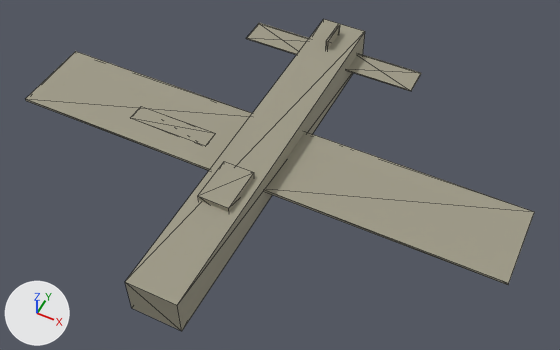
What one commit did to the glTF model game/assets/units/ju87.glb.
Rendered twice from a 50 mm lens placed at (6.97, -12.9, 17.46), pointed at (0.47, 0.09, 1.22). Every picture has the same lights, and +X, +Y and +Z are marked at lower left. The older version comes first. Mesh edges are drawn as thin lines. Where no turn or scale is listed for an object, it has been applied to the vertices. Vertices at exactly the same position are counted once.

In view in the first picture: 'Cockpit', 'Elevator_L', 'Elevator_R', 'Fuselage', 'Rudder', 'Wing_L', 'Wing_R'.
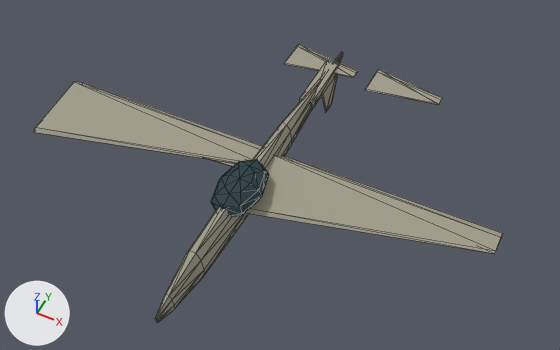
ob_root is not drawn itself; it is the parent of ob_fuselage.

The change, as a list of edits to the scene's bpy script:
```text
Change me_fuselage:
    used by ob_fuselage; parent = ob_root; location = (0.0, 0.0, 0.0)
    remove me_fuselage.from_pydata(...)  # 8 vertices, 12 faces; spans x -0.7..0.7, y -5.5..5.5, z -0.56..0.56
    add me_fuselage.from_pydata(...)  # 70 vertices, 136 faces; spans x -0.31..0.31, y -5.5..5.5, z -0.69..0.69
    me_fuselage part 1: the whole mesh is rebuilt
Change me_cockpit:
    remove me_cockpit.from_pydata(...)  # 8 vertices, 12 faces; spans x -0.44..0.44, y -0.66..0.66, z -0.24..0.24
    remove me_cockpit.materials.append(mat_camo)  # grey #9e9986
    add me_cockpit.from_pydata(...)  # 42 vertices, 80 faces; spans x -0.64..0.64, y -1.1..1.1, z -0.4..0.4
    me_cockpit part 2: 8 vertices removed from x -0.44..0.44, y -0.66..0.66, z -0.24..0.24; 42 vertices added at x -0.64..0.64, y -1.1..1.1, z -0.4..0.4, forming an icosphere of 80 faces
    add me_cockpit.materials.append(mat_track)  # dark cyan #273f45
Change me_elevator_l:
    remove me_elevator_l.from_pydata(...)  # 8 vertices, 12 faces; spans x -1.1..1.1, y -0.44..0.44, z -0.02..0.02
    add me_elevator_l.from_pydata(...)  # 8 vertices, 12 faces; spans x 0.0..2.21, y -0.55..0.55, z 0.0..0.05
    me_elevator_l part 3: 8 vertices removed from x -1.1..1.1, y -0.44..0.44, z -0.02..0.02; 8 vertices added at x 0.0..2.21, y -0.55..0.55, z 0.0..0.05
Change me_elevator_r:
    remove me_elevator_r.from_pydata(...)  # 8 vertices, 12 faces; spans x -1.1..1.1, y -0.44..0.44, z -0.02..0.02
    add me_elevator_r.from_pydata(...)  # 8 vertices, 12 faces; spans x 0.0..2.21, y -0.55..0.55, z 0.0..0.05
    me_elevator_r part 4: 8 vertices removed from x -1.1..1.1, y -0.44..0.44, z -0.02..0.02; 8 vertices added at x 0.0..2.21, y -0.55..0.55, z 0.0..0.05
Change me_flap_l:
    remove me_flap_l.from_pydata(...)  # 8 vertices, 12 faces; spans x -1.24..1.24, y -0.28..0.28, z -0.01..0.01
    add me_flap_l.from_pydata(...)  # 8 vertices, 12 faces; spans x 0.0..2.21, y -0.27..0.27, z 0.0..0.03
    me_flap_l part 5: 8 vertices added at x 0.0..2.21, y -0.27..0.27, z 0.0..0.03
    other edits to the shape of me_flap_l do not show in these pictures
Change me_rudder:
    used by ob_rudder; parent = ob_fuselage; location = (0.0, 4.62, 0.48)
    remove me_rudder.from_pydata(...)  # 8 vertices, 12 faces; spans x -0.03..0.03, y -0.44..0.44, z -0.4..0.4
    add me_rudder.from_pydata(...)  # 8 vertices, 12 faces; spans x 0.0..1.68, y -0.88..0.88, z 0.0..0.05
    me_rudder part 6: the whole mesh is rebuilt
Change me_wing_l:
    remove me_wing_l.from_pydata(...)  # 8 vertices, 12 faces; spans x -3.31..3.31, y -1.21..1.21, z -0.04..0.04
    add me_wing_l.from_pydata(...)  # 8 vertices, 12 faces; spans x 0.0..6.62, y -1.21..1.24, z 0.0..0.32
    me_wing_l part 7: 8 vertices removed from x -3.31..3.31, y -1.21..1.21, z -0.04..0.04; 8 vertices added at x 0.0..6.62, y -1.21..1.24, z 0.0..0.32
Change me_wing_r:
    remove me_wing_r.from_pydata(...)  # 8 vertices, 12 faces; spans x -3.31..3.31, y -1.21..1.21, z -0.04..0.04
    add me_wing_r.from_pydata(...)  # 8 vertices, 12 faces; spans x 0.0..6.62, y -1.21..1.24, z 0.0..0.32
    me_wing_r part 8: 8 vertices removed from x -3.31..3.31, y -1.21..1.21, z -0.04..0.04; 8 vertices added at x 0.0..6.62, y -1.21..1.24, z 0.0..0.32
Change ob_root:
    ob_root.location: (0.0, 0.0, 2.0) -> (0.0, 0.0, 1.4)
Change ob_cockpit:
    ob_cockpit.location: (0.0, -1.98, 2.48) -> (0.0, -1.32, 1.88)
Change ob_elevator_l:
    ob_elevator_l.location: (-1.66, 4.62, 2.0) -> (-1.38, 4.62, 1.56)
Change ob_elevator_r:
    ob_elevator_r.location: (1.66, 4.62, 2.0) -> (1.38, 4.62, 1.56)
Change ob_rudder:
    ob_rudder.location: (0.0, 4.62, 0.48) -> (0.0, 4.62, 0.08)
    ob_rudder.rotation_euler: (0.0, 0.0, 0.0) -> (0.0, 1.571, 0.0)  # degrees (0, 0, 0) -> degrees (0, 90, 0)
Change ob_wing_l:
    ob_wing_l.location: (-3.86, 0.0, 2.0) -> (-6.62, -0.55, 1.4)
Change ob_wing_r:
    ob_wing_r.location: (3.86, 0.0, 2.0) -> (0.0, -0.55, 1.4)
Add ob_tailboom:
    ob_tailboom = bpy.data.objects.new('TailBoom', me_tailboom)  # a box spanning x -0.2..0.2, y -0.99..0.99, z -0.18..0.18; in mat_camo (grey #a29e8b)
    ob_tailboom.location = (0.0, 3.74, 1.48)
```

Changed parts and their boxes [x1, y1, x2, y2] in the pictures (560 x 350 px):
'Wing_R', reshaped, moved (35% shorter): before [266, 132, 534, 285]; after [245, 155, 503, 254]
'Fuselage', reshaped, moved (22% narrower, 13% shorter): before [125, 19, 365, 331]; after [156, 52, 343, 323]
'Wing_L', reshaped, moved (32% shorter): before [26, 51, 252, 170]; after [34, 82, 263, 163]
'Cockpit', reshaped, moved, recoloured: before [198, 161, 254, 212]; after [211, 159, 269, 216]
'Elevator_R', reshaped, moved: before [347, 53, 421, 91]; after [366, 69, 442, 105]
'Elevator_L', reshaped, moved: before [246, 23, 309, 55]; after [284, 44, 357, 77]
'TailBoom', added: after [300, 60, 339, 111]
'Rudder', reshaped, moved, turned: before [326, 24, 340, 50]; after [322, 56, 341, 112]
'Flap_L', reshaped (not visible before): after [209, 159, 237, 166]
